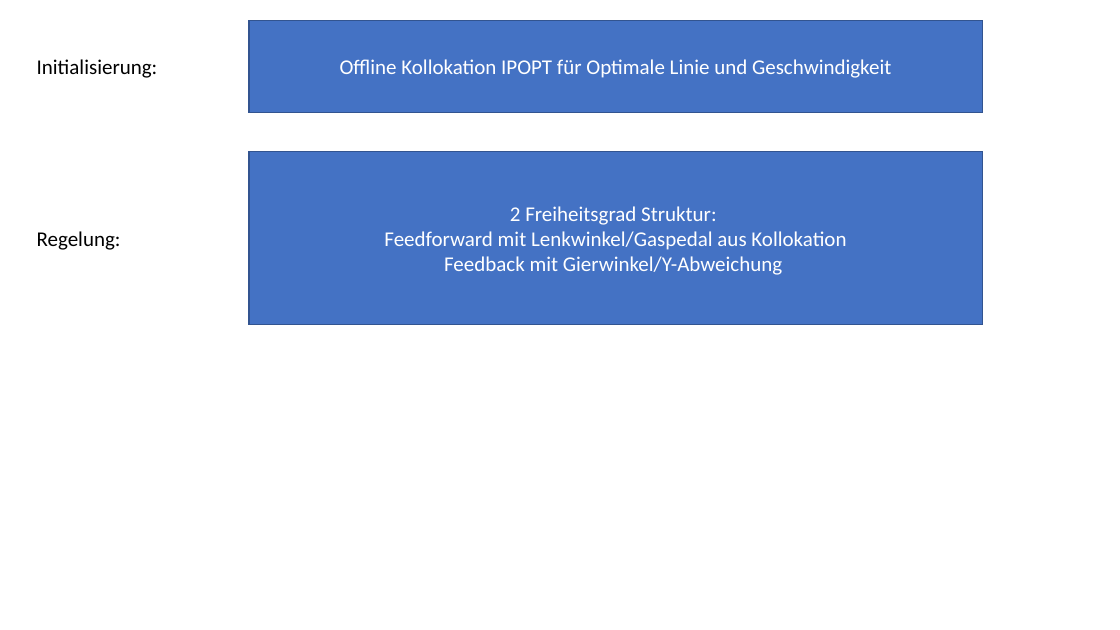
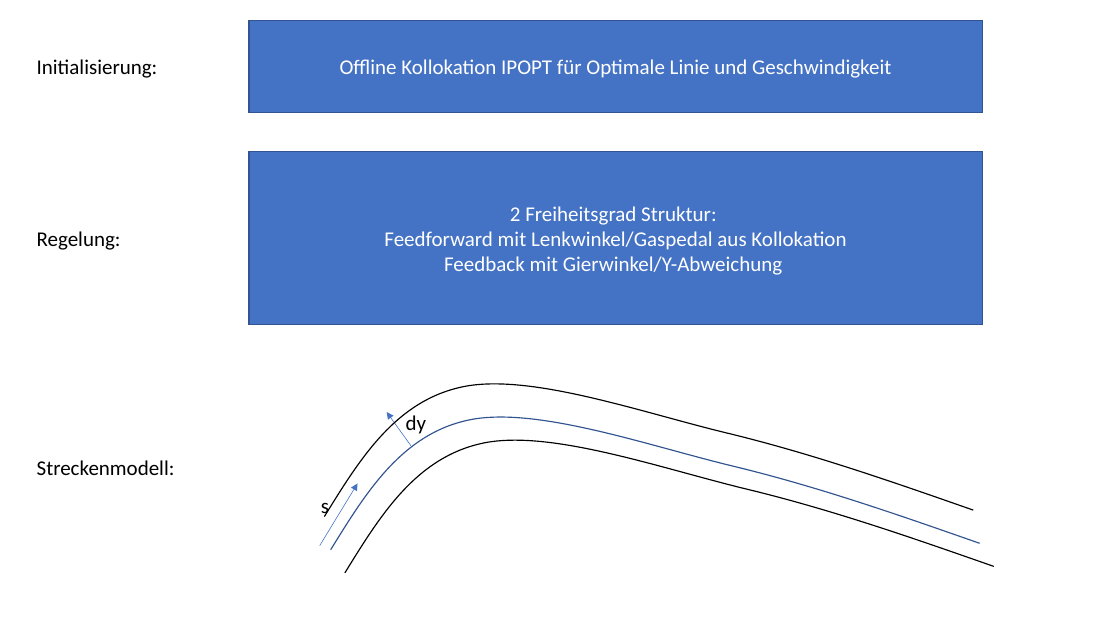
Before and after one commit to fabianhf/KRTRacing, a slide deck: slide 1 of FancyStruktur.pptx. Drawn at 1120x630 pixels with LibreOffice and Linux fonts; fonts in the diff are those of the drawing. Boxes give left, top, right and bottom in pixels: in the first picture for what was removed or moved away, otherwise in the second. Text is boxed around its words. In the diff, an @@ line names an element or a change of style, - is before the commit and + after.

Commit message:
Streckenmodell hinzugefügt

```diff
--- a/FancyStruktur.pptx
+++ b/FancyStruktur.pptx
@@ freeform shape added at box(324, 384, 974, 517), outline #000000 1 pt @@
@@ freeform shape added at box(331, 418, 981, 550), outline #325491 1 pt @@
@@ arrow added from (411, 446) to (386, 413), #4472C4 0.5 pt @@
@@ text added at box(406, 412, 426, 434), 18 pt, text #000000 @@
+dy
@@ freeform shape added at box(345, 440, 995, 573), outline #000000 1 pt @@
@@ text added at box(37, 460, 175, 475), 18 pt, text #000000 @@
+Streckenmodell:
@@ arrow added from (320, 546) to (358, 484), #4472C4 0.5 pt @@
@@ text added at box(321, 503, 329, 517), 18 pt, text #000000 @@
+s
```
